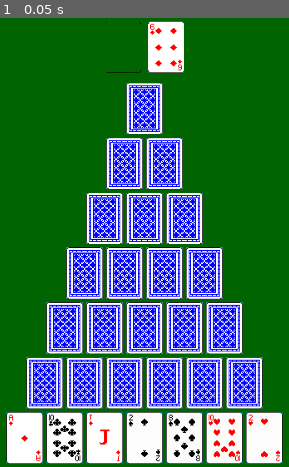
Above: before the commit, frame 1.
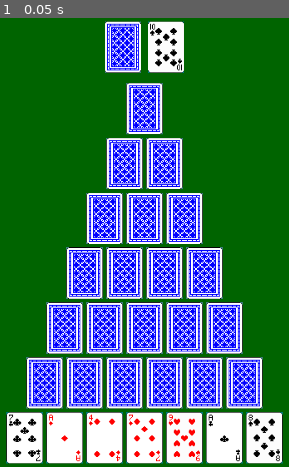
Above: after the commit, the same moment.

Repository: guilherme-antonio/Piranguim
Game: Godot game, scene res://MainScene.tscn
Same seed, same stepped clock (60 frames per second), same inputs: the game is played once before the commit and once after it.
Inputs:
- Up to frame 1 (0.05 s): no input

The runs differ from the first frame. In frame 1, 4.2% of the frame differs, in the area x 3-97%, y 0-99%.

Commit message:
Creating pile and adding on_click event to it

Diff:
--- a/MainScene.tscn
+++ b/MainScene.tscn
@@ -1,7 +1,8 @@
-[gd_scene load_steps=3 format=3 uid="uid://1a8guthjfrun"]
+[gd_scene load_steps=4 format=3 uid="uid://1a8guthjfrun"]
 
 [ext_resource type="PackedScene" uid="uid://cdvqba830ybuj" path="res://Card.tscn" id="1_bpidd"]
 [ext_resource type="Script" path="res://scripts/main.gd" id="2_lobx7"]
+[ext_resource type="Texture2D" uid="uid://de7jlfvaxawde" path="res://textures/cards/others/cardback.tres" id="4_rc2cf"]
 
 [node name="Node2D" type="Node2D"]
 script = ExtResource("2_lobx7")
@@ -96,8 +97,18 @@
 [node name="Card-1-1" parent="." instance=ExtResource("1_bpidd")]
 position = Vector2(916, 280)
 
-[node name="Deck" parent="." instance=ExtResource("1_bpidd")]
+[node name="Card-Top" parent="." instance=ExtResource("1_bpidd")]
+position = Vector2(968, 132)
+
+[node name="Pile" type="Area2D" parent="."]
 position = Vector2(864, 132)
 
-[node name="Card-Top" parent="." instance=ExtResource("1_bpidd")]
-position = Vector2(968, 132)
+[node name="Sprite2D" type="Sprite2D" parent="Pile"]
+position = Vector2(44, -62)
+texture = ExtResource("4_rc2cf")
+
+[node name="CollisionPolygon2D" type="CollisionPolygon2D" parent="Pile"]
+position = Vector2(44, -62)
+polygon = PackedVector2Array(-44, 62, -44, -62, 44, -62, 44, 62)
+
+[connection signal="input_event" from="Pile" to="." method="_on_pile_input_event"]
--- a/scripts/main.gd
+++ b/scripts/main.gd
@@ -21,7 +21,7 @@
 
 func _create_deck():
 	for suit in Suit:
-		for rank in range(1, 13):
+		for rank in range(1, 14):
 			var real_rank = rank
 			if rank == 1:
 				real_rank = "A"
@@ -37,15 +37,16 @@
 func _fill_card_slots():
 	var row_count = 0
 	for row in slots:
-		row_count += 1
-		var hide_card = (row != slots[slots.size() - 1])
+		var visible = (row == slots[slots.size() - 1])
 		var collumn_count = 0
 		for slot in row:
-			collumn_count += 1
 			slot.set_position(row_count, collumn_count)
 			slot.set_card(deck.pop_front())
-			slot.set_visibility(hide_card)
+			slot.set_visibility(visible)
+			slot.update()
 			slot.set_click_event_handler(Callable(self, "_on_card_click"))
+			collumn_count += 1
+		row_count += 1
 
 func _select_top_card(card = null):
 	if (card == null):
@@ -53,10 +54,42 @@
 	else:
 		top_card = card
 	$"Card-Top".set_card(top_card)
-	$"Card-Top".set_visibility(false)
+	$"Card-Top".update()
 
 func _on_card_click(row, collumn, card):
-	if (abs(card.order - top_card.order) == 1):
-		slots[row-1][collumn-1].clear_slot()
+	if (abs(card.order - top_card.order) == 1 or abs(card.order - top_card.order) == 12):
+		slots[row][collumn].clear_slot()
+		top_card = card
+		$"Card-Top".set_card(card)
+		$"Card-Top".update()
+		var close_slots = _get_close_slots(row, collumn)
+		if (close_slots[0] != null and close_slots[0].is_empty()):
+			slots[row-1][collumn-1].set_visibility(true)
+			slots[row-1][collumn-1].update()
+		if (close_slots[1] != null and close_slots[1].is_empty()):
+			slots[row-1][collumn].set_visibility(true)
+			slots[row-1][collumn].update()
+
+func _get_close_slots(row, collumn):
+	var left_slot = null
+	var right_slot = null
+	if collumn > 0:
+		left_slot = slots[row][collumn-1]
+	if collumn < (slots[row].size() - 1):
+		right_slot = slots[row][collumn+1]
+	return [left_slot, right_slot]
 
 enum Suit {CLUBS, SPADES, DIAMONDS, HEARTS}
+
+
+func _on_pile_input_event(viewport: Node, event: InputEvent, shape_idx: int) -> void:
+	if (event is InputEventMouseButton):
+		if event.button_index == MOUSE_BUTTON_LEFT:
+			if event.pressed:
+				if (!deck.is_empty()):
+					var next_card = deck.pop_front()
+					top_card = next_card
+					$"Card-Top".set_card(next_card)
+					$"Card-Top".update()
+					if (deck.is_empty()):
+						$Pile/Sprite2D.texture = load("res://textures/cards/others/placeholder.tres")
--- a/scripts/slot.gd
+++ b/scripts/slot.gd
@@ -3,7 +3,7 @@
 var row
 var collumn
 var card
-var hidden
+var visible = true
 var on_click_event: Callable
 
 func set_position(slot_row, slot_collumn):
@@ -16,25 +16,31 @@
 func set_click_event_handler(action: Callable):
 	on_click_event = action
 
-func set_visibility(hide_card):
-	assert(card != null)
-	hidden = hide_card
-	_set_sprite()
+func set_visibility(visibility):
+	visible = visibility
 
 func clear_slot():
 	card = null
 	$Sprite2D.texture = load("res://textures/cards/others/placeholder.tres")
 
+func update():
+	assert(card != null)
+	_set_sprite()
+
+func is_empty():
+	return card == null
+
 func _set_sprite():
 	var path
-	if (hidden):
+	if (visible):
+		path = "res://textures/cards/%s/%s%s.tres" % [card.suit, card.suit, card.rank]
+	else:
 		path = "res://textures/cards/others/cardback.tres"
-	else:
-		path = "res://textures/cards/%s/%s%s.tres" % [card.suit, card.suit, card.rank]
 	$Sprite2D.texture = load(path)
 
 func _on_area_2d_input_event(viewport: Node, event: InputEvent, shape_idx: int) -> void:
-	if (!hidden and event is InputEventMouseButton):
+	if (visible and row != null and collumn != null and card != null
+				and event is InputEventMouseButton):
 		if event.button_index == MOUSE_BUTTON_LEFT:
 			if event.pressed:
 				on_click_event.call(row, collumn, card)
